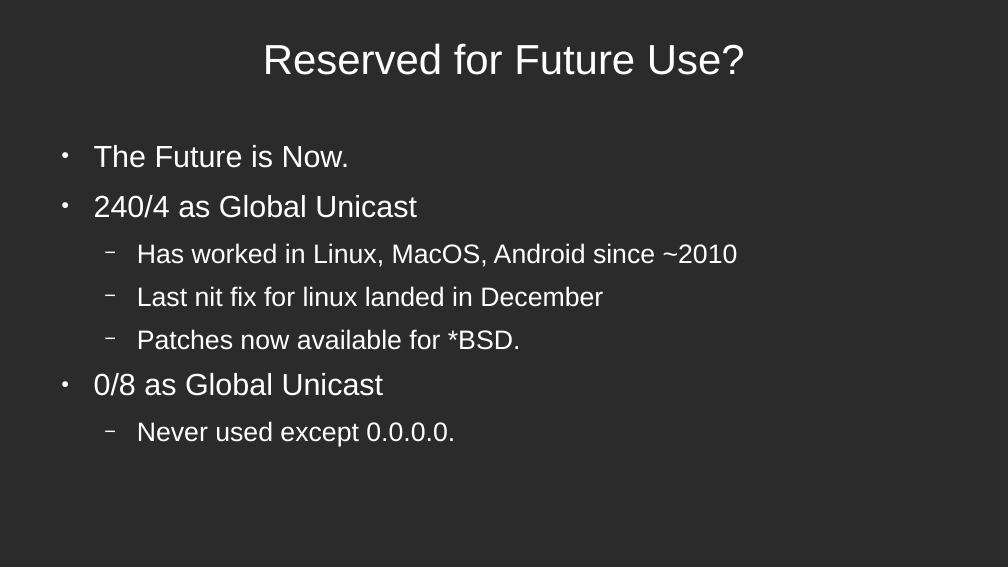
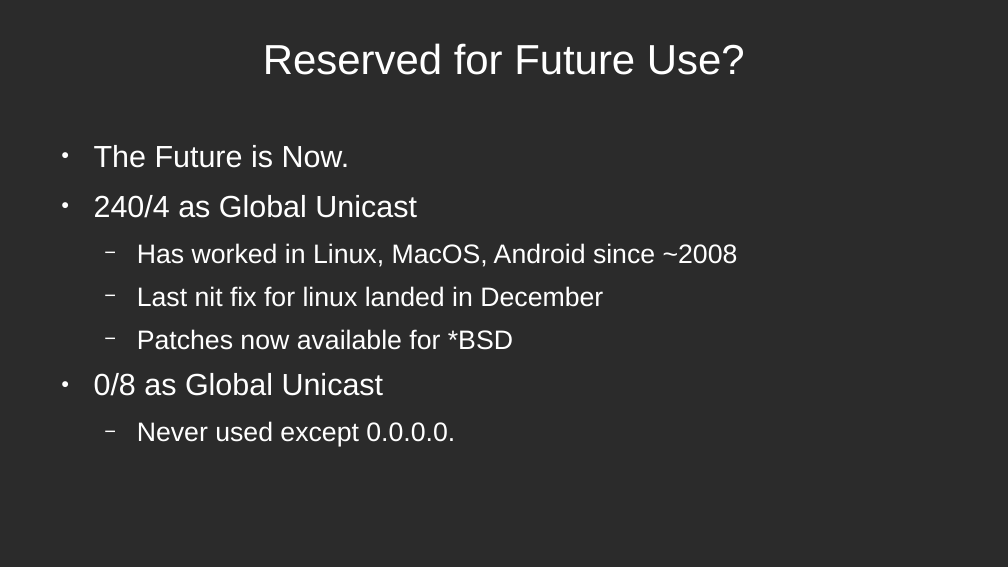
Before and after one commit to schoen/unicast-extensions, a slide deck: slide 11 of docs/IPv4 Unicast Extensions3.odp. Drawn at 1008x567 pixels with LibreOffice and Linux fonts; fonts in the diff are those of the drawing; background and template pictures are left out; a plain dark background stands for a picture behind light text. Boxes give left, top, right and bottom in pixels: in the first picture for what was removed or moved away, otherwise in the second. Text is boxed around its words. In the diff, an @@ line names an element or a change of style, - is before the commit and + after.

Commit message:
Fixed about us I think
and added the patch

A few other nits

Still need to go re-read karl's paper

```diff
--- a/docs/IPv4 Unicast Extensions3.odp
+++ b/docs/IPv4 Unicast Extensions3.odp
@@ text at [137, 243, 738, 267]: text changed @@
-  − Has worked in Linux, MacOS, Android since ~2010
+  − Has worked in Linux, MacOS, Android since ~2008
@@ text at [137, 329, 513, 350]: text changed @@
-  − Patches now available for *BSD.
+  − Patches now available for *BSD
```
Also in this commit, not shown: 6 other slides changed, 1 slide added, 1 slide removed, 1 other file.
